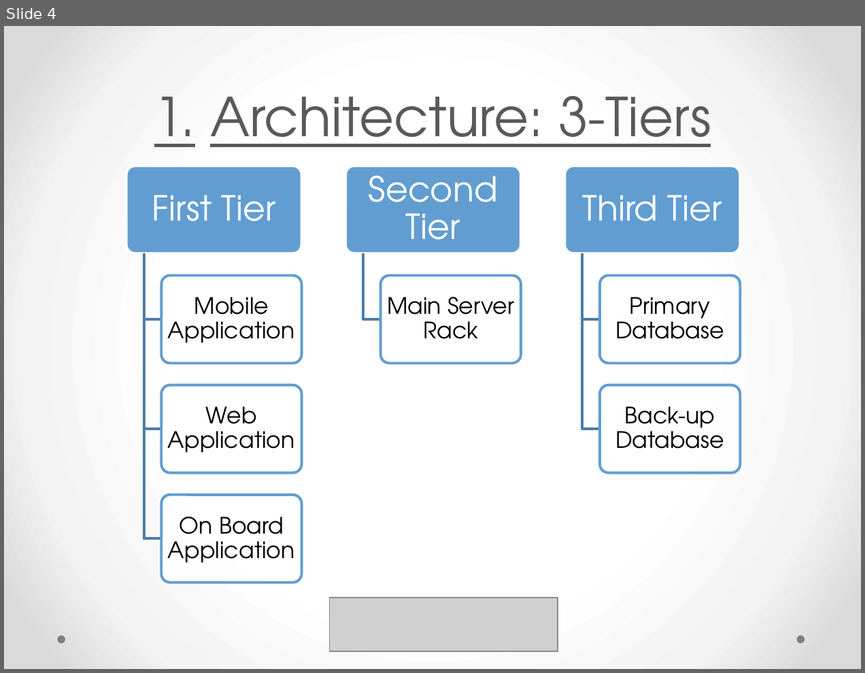
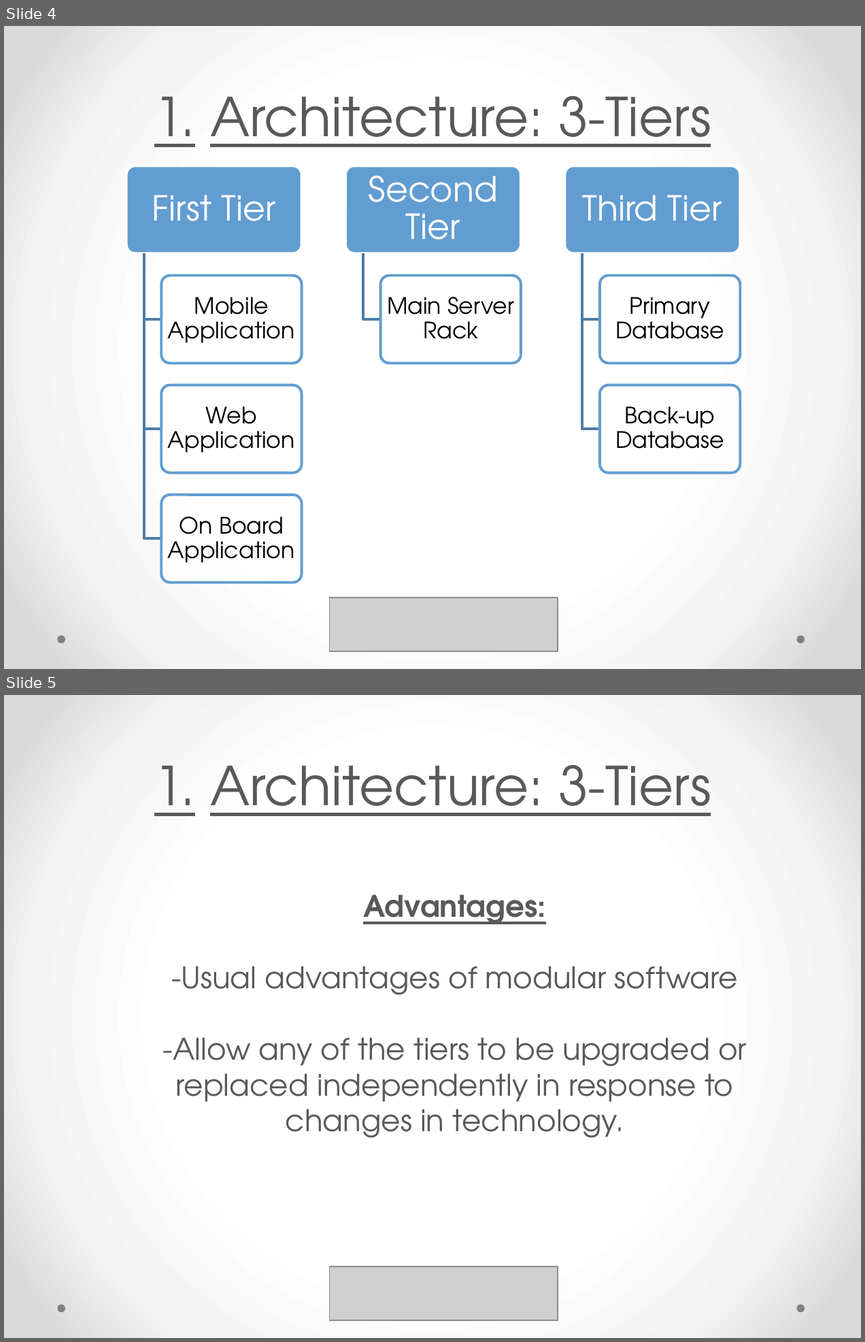
Before and after one commit to yangi92/SE2_PowerEnJoy, a slide deck: PP/PresentationDD.pptx. Shown one above the other, each under a label of ours: slide 4 before the commit, slides 4 and 5 after it. The pictures are 865x673 and 865x1342 pixels, drawn with LibreOffice and Linux fonts; fonts in the diff are those of the drawing; grey boxes stand for pictures. Boxes give left, top, right and bottom in pixels: in the first picture for what was removed or moved away, otherwise in the second. Text is boxed around its words. In the diff, an @@ line names an element or a change of style, - is before the commit and + after.

```diff
--- a/PP/PresentationDD.pptx
+++ b/PP/PresentationDD.pptx
@@ slide 5 added at (4, 695, 861, 1338), background gradient #FFFFFF to #F4F4F4 to #DADADA; not listed: 2 template elements that a slide beside it also shows @@
@@ title added at (154, 765, 711, 816), 45 pt, text #595959, underline @@
+1. Architecture: 3-Tiers
@@ text added at (162, 894, 747, 1138), 25 pt, text #595959 @@
+Advantages:
+-Usual advantages of modular software
+-Allow any of the tiers to be upgraded or replaced independently in response to changes in technology.
@@ picture added at (330, 1266, 558, 1321) @@
```
Also in this commit, not shown: 5 other slides added.
